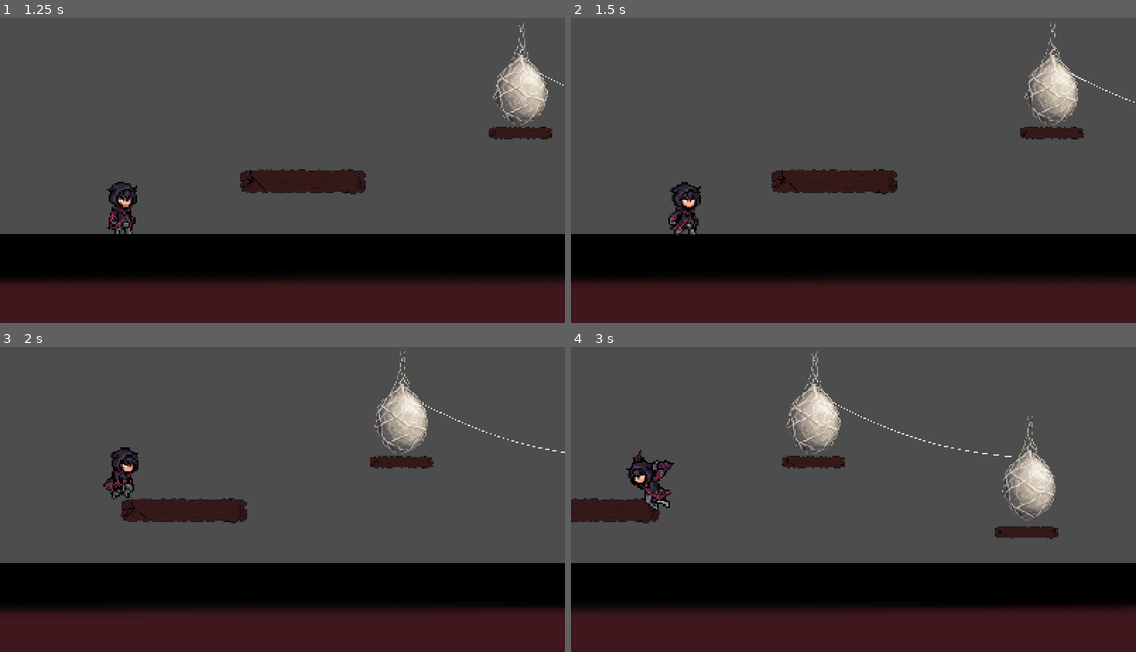
Above: before the commit, frames 1-4 (two rows, left to right).
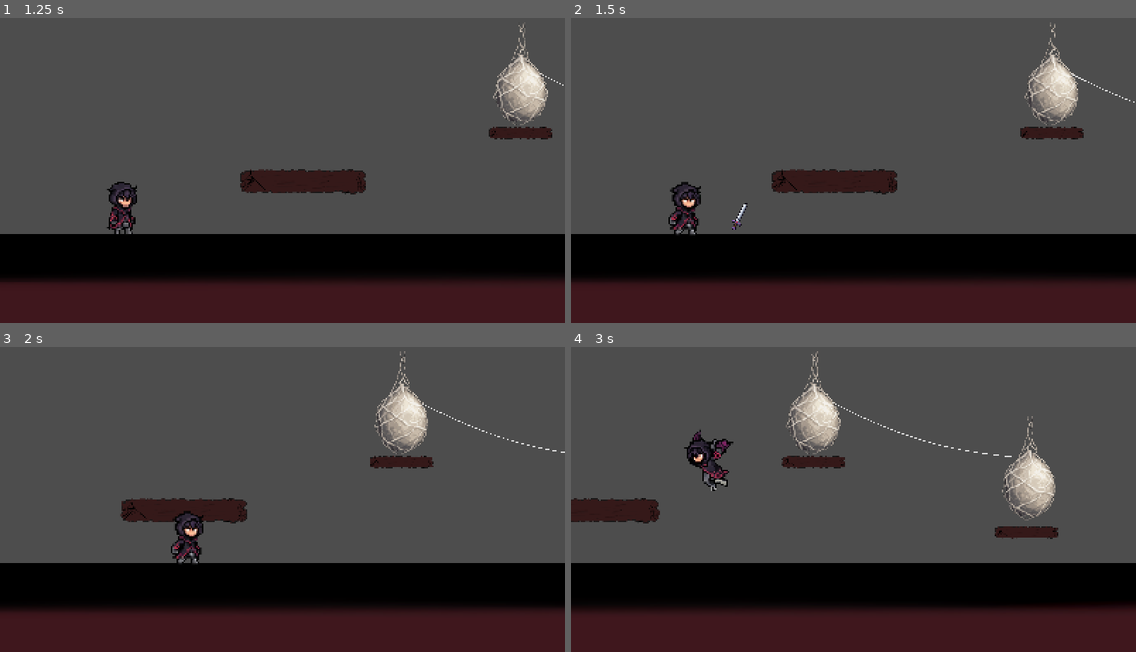
Above: after the commit, the same moments.

Repository: angiea13/FERIA-GAMER-2026-30
Game: Godot game, scene res://scenes/game.tscn
Two runs of this game, one before a commit and one after it. Both use one fixed random seed, a clock stepped at 60 frames per second and the inputs below.
Inputs:
- Up to frame 1 (1.25 s): click "Iniciar" at 0.5 s
- Up to frame 2 (1.5 s): hold D (move_right) from 1.28 s (still down); tap Z (atacar, bound only after the commit) at 1.35 s
- Up to frame 3 (2 s): keep holding D (move_right); tap W (jump) at 1.52 s; tap C (hacer_dash, bound only after the commit) at 1.55 s
- Up to frame 4 (3 s): tap C (hacer_dash, bound only after the commit) at 2.1 s; tap W (jump) at 2.27 s; tap Z (atacar, bound only after the commit) at 2.3 s; release D (move_right) at 2.78 s; hold A (move_left) from 2.78 s (still down); tap Q (ir_anterior) at 2.85 s

Frame 1 is identical in both runs. In frame 2, less than 0.1% of the frame differs, in the area x 28-32%, y 60-70%; in frame 3, 1.3%; in frame 4, 1.6%, in the area x 9-29%, y 27-54%.

Commit message:
Agrega dash, espada

Diff:
--- a/project.godot
+++ b/project.godot
@@ -53,6 +53,16 @@
 "events": [Object(InputEventKey,"resource_local_to_scene":false,"resource_name":"","device":-1,"window_id":0,"alt_press …(192 unchanged characters)…
 ]
 }
+hacer_dash={
+"deadzone": 0.2,
+"events": [Object(InputEventKey,"resource_local_to_scene":false,"resource_name":"","device":-1,"window_id":0,"alt_pressed":false,"shift_pressed":false,"ctrl_pressed":false,"meta_pressed":false,"pressed":false,"keycode":0,"physical_keycode":67,"key_label":0,"unicode":99,"location":0,"echo":false,"script":null)
+]
+}
+atacar={
+"deadzone": 0.2,
+"events": [Object(InputEventKey,"resource_local_to_scene":false,"resource_name":"","device":-1,"window_id":0,"alt_pressed":false,"shift_pressed":false,"ctrl_pressed":false,"meta_pressed":false,"pressed":false,"keycode":0,"physical_keycode":90,"key_label":0,"unicode":122,"location":0,"echo":false,"script":null)
+]
+}
 
 [physics]
 
--- /dev/null
+++ b/scenes/armas.tscn
@@ -0,0 +1,86 @@
+[gd_scene format=3 uid="uid://cdgnvvnwawkeq"]
+
+[ext_resource type="Texture2D" uid="uid://c5nswfe7neeaf" path="res://assets/espada.png" id="1_a0fsf"]
+
+[sub_resource type="Animation" id="Animation_a0fsf"]
+length = 0.001
+tracks/0/type = "value"
+tracks/0/imported = false
+tracks/0/enabled = true
+tracks/0/path = NodePath(".:rotation")
+tracks/0/interp = 1
+tracks/0/loop_wrap = true
+tracks/0/keys = {
+"times": PackedFloat32Array(0),
+"transitions": PackedFloat32Array(1),
+"update": 0,
+"values": [-2.0943952]
+}
+tracks/1/type = "value"
+tracks/1/imported = false
+tracks/1/enabled = true
+tracks/1/path = NodePath("CollisionShape2D:disabled")
+tracks/1/interp = 1
+tracks/1/loop_wrap = true
+tracks/1/keys = {
+"times": PackedFloat32Array(0),
+"transitions": PackedFloat32Array(1),
+"update": 1,
+"values": [true]
+}
+
+[sub_resource type="Animation" id="Animation_stwem"]
+resource_name = "ataque"
+length = 0.3
+tracks/0/type = "value"
+tracks/0/imported = false
+tracks/0/enabled = true
+tracks/0/path = NodePath(".:rotation")
+tracks/0/interp = 1
+tracks/0/loop_wrap = true
+tracks/0/keys = {
+"times": PackedFloat32Array(-0.1, 0.18),
+"transitions": PackedFloat32Array(1, 1),
+"update": 0,
+"values": [-2.0943952, 1.2217305]
+}
+tracks/1/type = "value"
+tracks/1/imported = false
+tracks/1/enabled = true
+tracks/1/path = NodePath("CollisionShape2D:disabled")
+tracks/1/interp = 1
+tracks/1/loop_wrap = true
+tracks/1/keys = {
+"times": PackedFloat32Array(0, 0.08, 0.22, 0.3),
+"transitions": PackedFloat32Array(1, 1, 1, 1),
+"update": 1,
+"values": [true, false, true, false]
+}
+
+[sub_resource type="AnimationLibrary" id="AnimationLibrary_n3wsc"]
+_data = {
+&"RESET": SubResource("Animation_a0fsf"),
+&"ataque": SubResource("Animation_stwem")
+}
+
+[sub_resource type="RectangleShape2D" id="RectangleShape2D_qnpof"]
+size = Vector2(78, 175)
+
+[node name="Armas" type="Area2D" unique_id=759737048]
+position = Vector2(15, 7)
+rotation = -2.0943952
+
+[node name="Sprite2D" type="Sprite2D" parent="." unique_id=2077545169]
+texture_filter = 1
+position = Vector2(8, 33)
+scale = Vector2(3, 3)
+texture = ExtResource("1_a0fsf")
+centered = false
+
+[node name="AnimationPlayer" type="AnimationPlayer" parent="." unique_id=101726540]
+libraries/ = SubResource("AnimationLibrary_n3wsc")
+
+[node name="CollisionShape2D" type="CollisionShape2D" parent="." unique_id=140756571]
+position = Vector2(49.174973, 122.18766)
+shape = SubResource("RectangleShape2D_qnpof")
+disabled = true
--- a/scenes/player.tscn
+++ b/scenes/player.tscn
@@ -5,6 +5,8 @@
 [ext_resource type="Texture2D" uid="uid://cbcxi7drpfq5j" path="res://assets/idle.png" id="3_tuyoq"]
 [ext_resource type="Texture2D" uid="uid://7mkvqw5g27b4" path="res://assets/jump.png" id="4_fjrip"]
 [ext_resource type="Texture2D" uid="uid://bemsuu7qyscaq" path="res://assets/moving.png" id="5_smehm"]
+[ext_resource type="Script" uid="uid://bggawle7ioo35" path="res://scripts/dash.gd" id="6_tuyoq"]
+[ext_resource type="PackedScene" uid="uid://cdgnvvnwawkeq" path="res://scenes/armas.tscn" id="7_fjrip"]
 
 [sub_resource type="AtlasTexture" id="AtlasTexture_ur7pv"]
 atlas = ExtResource("2_qlg0r")
@@ -158,3 +160,10 @@
 position = Vector2(-5, 32)
 scale = Vector2(0.25390625, 0.25390625)
 shape = SubResource("CapsuleShape2D_qlg0r")
+
+[node name="Dash" type="Node2D" parent="." unique_id=952097499]
+script = ExtResource("6_tuyoq")
+velocidad = 1600.0
+
+[node name="Armas" parent="." unique_id=759737048 instance=ExtResource("7_fjrip")]
+position = Vector2(306, -82.00001)
--- /dev/null
+++ b/scripts/dash.gd
@@ -0,0 +1,28 @@
+class_name Dash
+extends Node
+
+@export var velocidad := 1200.0
+@export var duracion := 0.15
+@export var enfriamiento := 0.5
+
+var activo := false
+var disponible := true
+var direccion := 1.0
+
+
+func intentar(dir: float) -> void:
+	if not disponible:
+		return
+	direccion = dir
+	_ejecutar()
+
+
+func _ejecutar() -> void:
+	activo = true
+	disponible = false
+
+	await get_tree().create_timer(duracion).timeout
+	activo = false
+
+	await get_tree().create_timer(enfriamiento).timeout
+	disponible = true
--- a/scripts/player.gd
+++ b/scripts/player.gd
@@ -2,16 +2,32 @@
 extends CharacterBody2D
 
 @onready var sprite: AnimatedSprite2D = $AnimatedSprite2D
-
+@onready var arma: Node2D = $Armas
+@onready var anim_arma: AnimationPlayer = $Armas/AnimationPlayer
+var vida=100
 const SPEED = 500.0
 const JUMP_VELOCITY = -600.0
+##Telaranas
 var telarana_actual: Telarana = null
-
+##Dash
+@onready var dash: Dash = $Dash
+var direccion_dash=1
+func _ready():
+	arma.visible = false
+	anim_arma.animation_finished.connect(_al_terminar_ataque)
+func _al_terminar_ataque(_nombre):
+	arma.visible = false
 func _physics_process(delta: float) -> void:
+	#Va a ser el dash este no va a ser afectado por la gravedad en el momento del dash
+	if Input.is_action_just_pressed("hacer_dash"):
+		dash.intentar(direccion_dash)
+	if dash.activo:
+		velocity = Vector2(dash.direccion * dash.velocidad, 0)
+		move_and_slide()
+		return
 	# Gravedad
 	if not is_on_floor():
 		velocity += get_gravity() * delta
-
 	# Teletransporte
 	if telarana_actual:
 		if Input.is_action_just_pressed("ir_siguiente"):
@@ -24,12 +40,21 @@
 		velocity.y = JUMP_VELOCITY
 
 	# Movimiento horizontal
+
 	var direction := Input.get_axis("move_left", "move_right")
+
 	if direction:
 		velocity.x = direction * SPEED
 		sprite.flip_h = direction < 0
+		direccion_dash=1
 	else:
 		velocity.x = move_toward(velocity.x, 0, SPEED)
+		direccion_dash=-1
+	if Input.is_action_just_pressed("atacar") and not anim_arma.is_playing():
+		print("Ataco")
+		arma.visible=true
+		anim_arma.play("ataque")
+	arma.scale.x=direccion_dash
 
 	move_and_slide()
 	_update_animation(direction)
Binary file added: assets/espada.png
Not shown, added: assets/espada.png.import
Binary file added: assets/tajo_spritesheet.png
Not shown, added: assets/tajo_spritesheet.png.import
Not shown, added: scripts/dash.gd.uid
